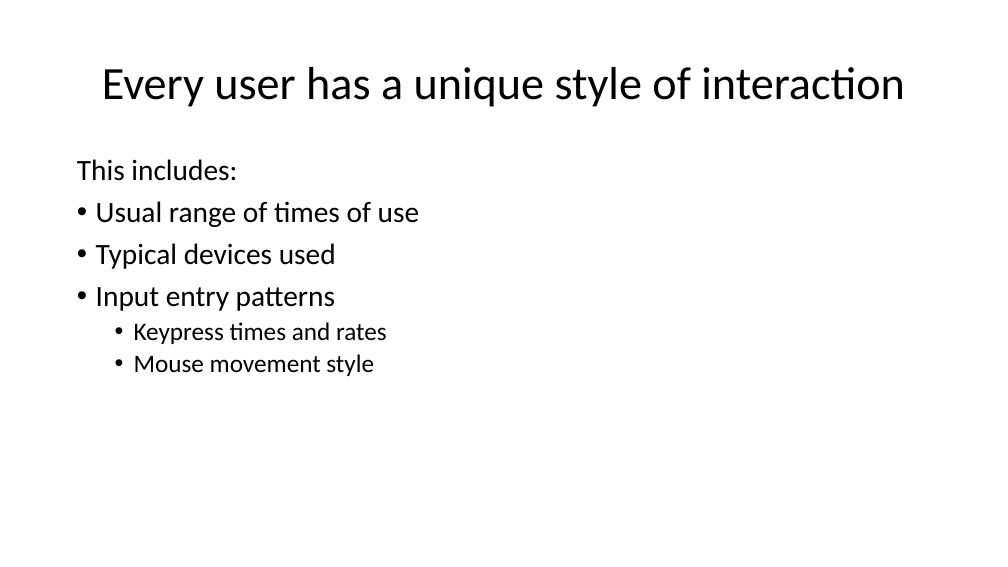
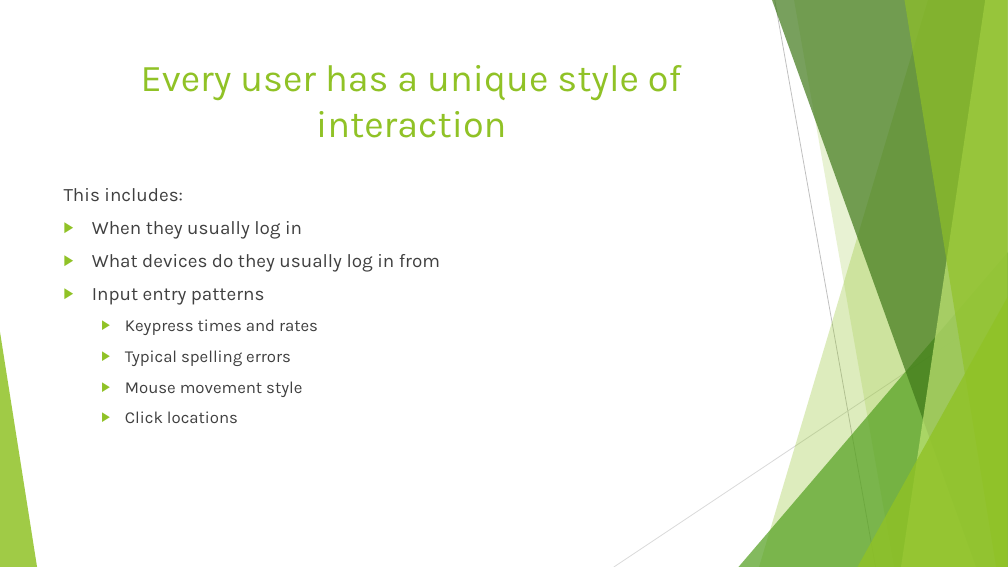
Before and after one commit to EmanSza/2023-hackathon-centennialhacks, a slide deck: slide 3 of notes/Human Hueristics.pptx. Drawn at 1008x567 pixels with LibreOffice and Linux fonts; fonts in the diff are those of the drawing. Boxes give left, top, right and bottom in pixels: in the first picture for what was removed or moved away, otherwise in the second. Text is boxed around its words. In the diff, an @@ line names an element or a change of style, - is before the commit and + after.

```diff
--- a/notes/Human Hueristics.pptx
+++ b/notes/Human Hueristics.pptx
@@ title "Every user has a unique ...": place and size @@
-title "Every user has a unique ..." at bbox=[102, 67, 905, 107]
+title "Every user has a unique ..." at bbox=[141, 65, 682, 138]
@@ title "Every user has a unique ..." at bbox=[141, 65, 682, 138]: size 44 to 36 pt, font Calibri to Karla, text colour #000000 to #90C226; line spacing 0.9 to 1; vertical alignment middle to top @@
@@ text "This includes:": place and size @@
-text "This includes:" at bbox=[77, 159, 420, 376]
+text "This includes:" at bbox=[64, 188, 440, 423]
@@ text at bbox=[64, 188, 318, 397]: size 28 to 18 pt in "This includes:", "Input entry patterns"; font Calibri to Karla, text colour #000000 to #404040 in "This includes:", "Input entry patterns", "Keypress times and rates", "Mouse movement style"; size 24 to 16 pt in "Keypress times and rates", "Mouse movement style"; line spacing 0.9 to 1; bullet • to ▶; more space between paragraphs @@
@@ text at bbox=[92, 221, 440, 272]: text changed; size 28 to 18 pt; font Calibri to Karla; text colour #000000 to #404040 @@
-• Usual range of times of use
-• Typical devices used
+▶ When they usually log in
+▶ What devices do they usually log in from
@@ group added at bbox=[0, 0, 1008, 567]: 5 freeform shapes, 3 triangles, 2 lines @@
@@ text at bbox=[125, 350, 291, 366]: paragraph added @@
+  ▶ Typical spelling errors
@@ text at bbox=[125, 411, 238, 423]: paragraph added @@
+  ▶ Click locations
```
Also in this commit, not shown: 8 other slides changed, 1 slide added.
